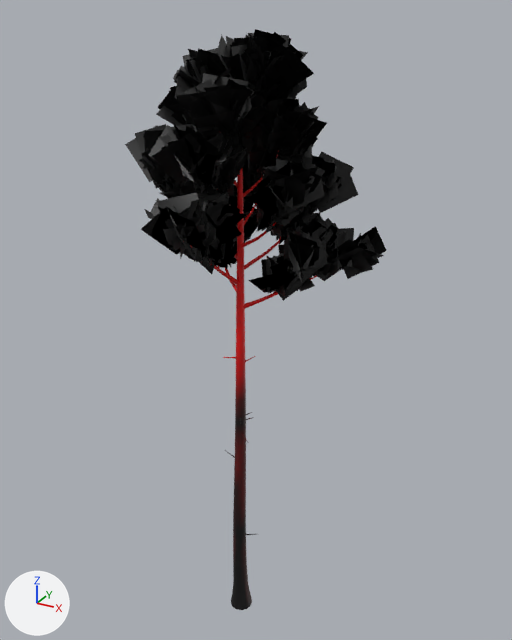
What one commit did to the glTF model public/assets/testmap/tree_pine_a.glb.
The view is the same before and after, from a 50 mm lens placed at (10.72, -18.31, 21.15), pointed at (0.45, 0.36, 11.81). The axes (+X, +Y, +Z) are drawn at lower left. The lights are the same throughout. The first picture is the older version. Vertices at exactly the same position are counted once.

Objects in the first picture: 'tree_pine_a.0', 'tree_pine_a.1'.
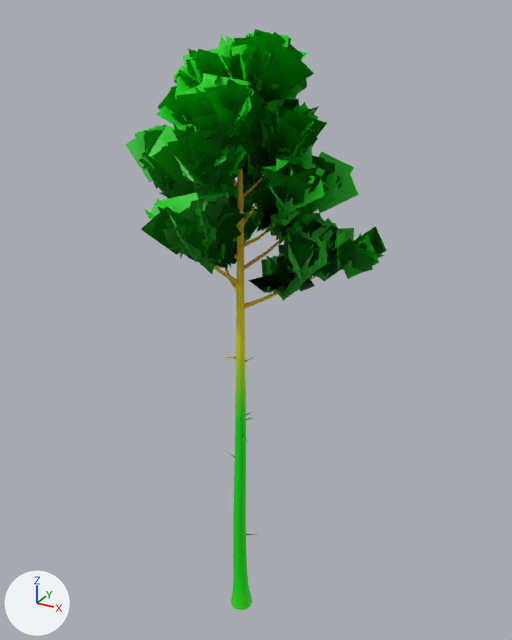
What changed in the scene script:
```text
Change me_tree_pine_a_0:
    where me_tree_pine_a_0.from_pydata(...)  # 1075 vertices, 1636 faces; spans x -2.3..3.3, y -3.0..2.2, z -0.3..19.4
    used by ob_tree_pine_a_0; location = (0.0, 0.0, 0.0)
    me_tree_pine_a_0 part 1: 862 faces centred in x -2.1..2.6, y -2.7..2.1, z 10.4..19.4 are repainted in the vertex colours; the middle colour goes from red #ff0000 to orange #ff9500
    me_tree_pine_a_0 part 2: 462 faces centred in x -2.1..3.0, y -2.7..2.0, z 10.3..19.0 are repainted in the vertex colours; the middle colour goes from red #f90000 to yellow #fdcc00
    me_tree_pine_a_0 part 3: 169 faces centred in x -0.3..0.5, y -0.5..0.4, z 0.0..9.7 are repainted in the vertex colours; the middle colour goes from dark red #4f0000 to green #00fb00
    me_tree_pine_a_0 part 4: 143 faces centred in x -0.5..0.4, y -0.4..0.4, z 0.0..8.4 are repainted in the vertex colours; the middle colour goes from black #000000 to green #12ff00
Change me_tree_pine_a_1:
    where me_tree_pine_a_1.from_pydata(...)  # 6664 vertices, 3332 faces; spans x -3.42..4.49, y -4.17..3.33, z 12.87..20.63
    used by ob_tree_pine_a_1; location = (0.0, 0.0, 0.0)
    me_tree_pine_a_1 part 5: 3332 faces centred in x -2.93..3.98, y -3.69..2.91, z 13.26..20.1 are repainted in the vertex colours; the middle colour goes from black #000000 to green #00ab00
```

Location of each change, [x1, y1, x2, y2] in pixels of the pictures (512 x 640 px):
part 1 of me_tree_pine_a_0, recoloured
    both: [220, 132, 283, 362]
part 2 of me_tree_pine_a_0, recoloured
    both: [190, 169, 317, 376]
part 3 of me_tree_pine_a_0, recoloured (dark red to green)
    both: [233, 375, 254, 605]
part 4 of me_tree_pine_a_0, recoloured (black to green)
    both: [225, 401, 255, 610]
part 5 of me_tree_pine_a_1, recoloured (black to green)
    both: [125, 29, 386, 301]
